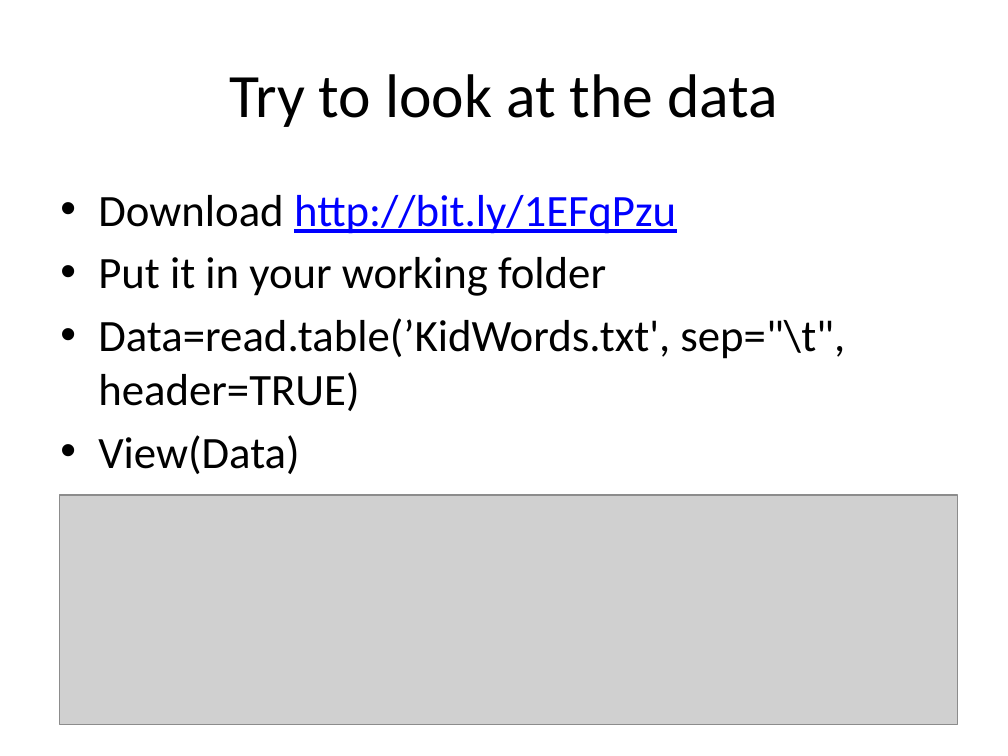
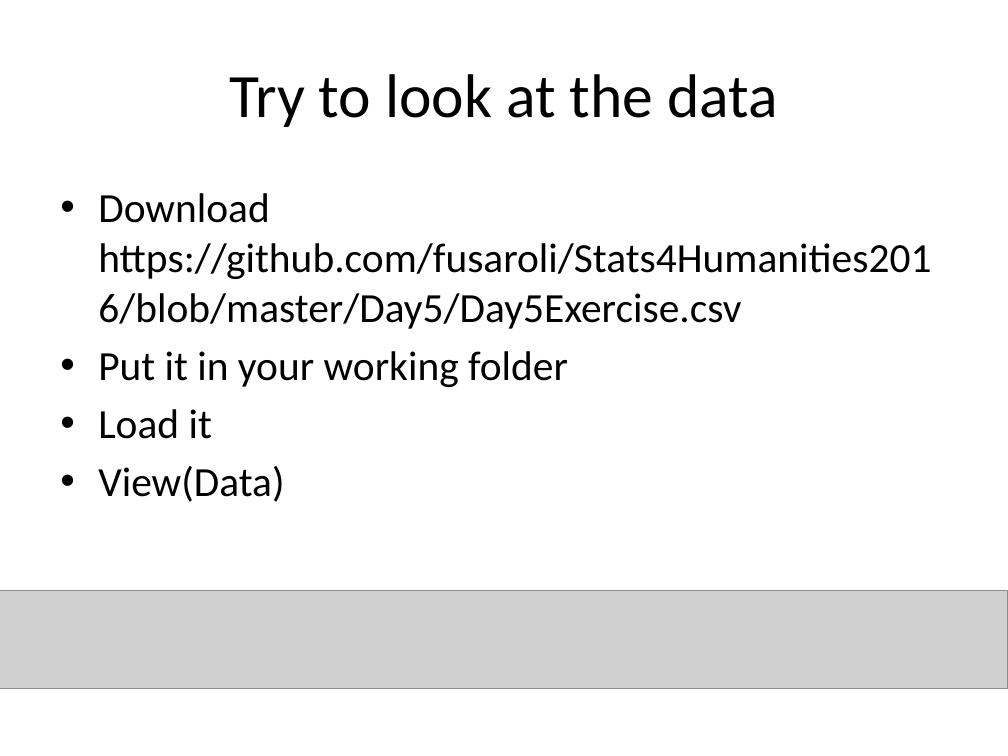
Before and after one commit to ethanweed/Stats4Humanities2016, a slide deck: slide 7 of Day5/Lecture 5.pptx. Drawn at 1008x756 pixels with LibreOffice and Linux fonts; fonts in the diff are those of the drawing; grey boxes stand for pictures. Boxes give left, top, right and bottom in pixels: in the first picture for what was removed or moved away, otherwise in the second. Text is boxed around its words. In the diff, an @@ line names an element or a change of style, - is before the commit and + after.

```diff
--- a/Day5/Lecture 5.pptx
+++ b/Day5/Lecture 5.pptx
@@ text at [98,193,931,329]: text changed; size 32 to 29.6 pt; text colour #0000FF to #000000 @@
-• Download http://bit.ly/1EFqPzu
+• Download https://github.com/fusaroli/Stats4Humanities2016/blob/master/Day5/Day5Exercise.csv
@@ text at [98,351,568,502]: size 32 to 29.6 pt in "Put it in your working folder", "View(Data)" @@
@@ text at [98,409,212,439]: text changed; size 32 to 29.6 pt @@
-• Data=read.table(’KidWords.txt', sep="\t", header=TRUE)
+• Load it
@@ picture removed at [59,495,958,725] @@
@@ picture added at [0,590,1008,688] @@
```
Also in this commit, not shown: 17 other slides changed, 1 other file.
